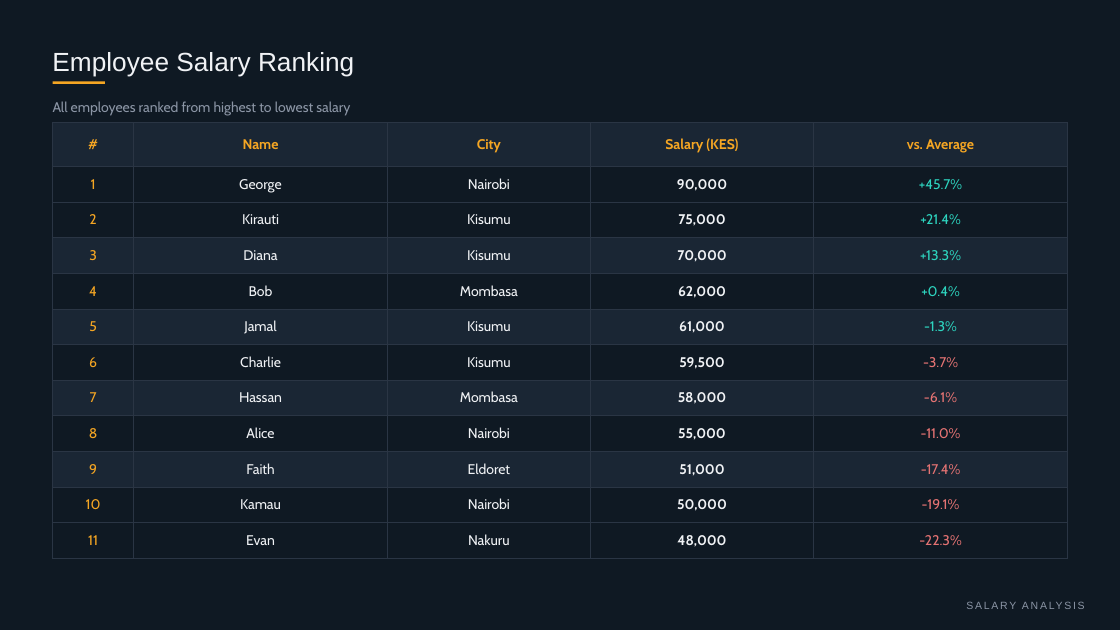
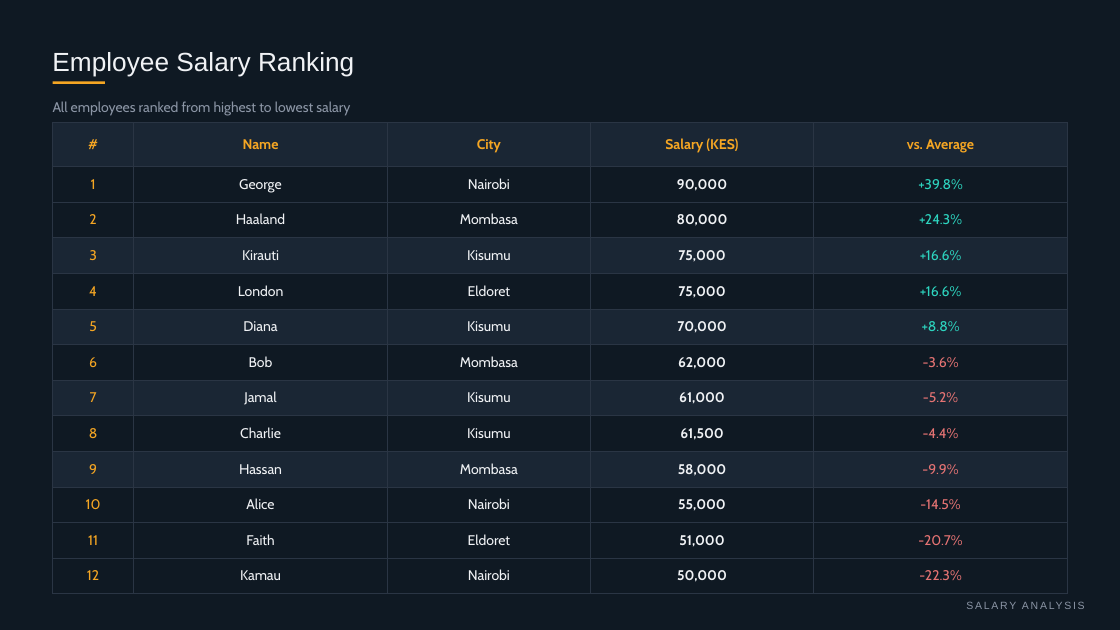
Before and after one commit to Riq-wq/employee-salary-headcount-dashboard, a slide deck: slide 12 of reports/Employee Salary & Headcount Dashboard.pptx. Drawn at 1120x630 pixels with LibreOffice and Linux fonts; fonts in the diff are those of the drawing. Boxes give left, top, right and bottom in pixels: in the first picture for what was removed or moved away, otherwise in the second. Text is boxed around its words. In the diff, an @@ line names an element or a change of style, - is before the commit and + after.

Commit message:
Update PPTX to 13-employee snapshot with London at Eldoret

```diff
--- a/reports/Employee Salary & Headcount Dashboard.pptx
+++ b/reports/Employee Salary & Headcount Dashboard.pptx
@@ table at (52, 123, 1067, 629) @@
-row 2: 1 | George | Nairobi | 90,000 | +45.7%
-row 3: 2 | Kirauti | Kisumu | 75,000 | +21.4%
-row 4: 3 | Diana | Kisumu | 70,000 | +13.3%
-row 5: 4 | Bob | Mombasa | 62,000 | +0.4%
-row 6: 5 | Jamal | Kisumu | 61,000 | -1.3%
-row 7: 6 | Charlie | Kisumu | 59,500 | -3.7%
-row 8: 7 | Hassan | Mombasa | 58,000 | -6.1%
-row 9: 8 | Alice | Nairobi | 55,000 | -11.0%
-row 10: 9 | Faith | Eldoret | 51,000 | -17.4%
-row 11: 10 | Kamau | Nairobi | 50,000 | -19.1%
-row 12: 11 | Evan | Nakuru | 48,000 | -22.3%
+row 2: 1 | George | Nairobi | 90,000 | +39.8%
+row 3: 2 | Haaland | Mombasa | 80,000 | +24.3%
+row 4: 3 | Kirauti | Kisumu | 75,000 | +16.6%
+row 5: 4 | London | Eldoret | 75,000 | +16.6%
+row 6: 5 | Diana | Kisumu | 70,000 | +8.8%
+row 7: 6 | Bob | Mombasa | 62,000 | -3.6%
+row 8: 7 | Jamal | Kisumu | 61,000 | -5.2%
+row 9: 8 | Charlie | Kisumu | 61,500 | -4.4%
+row 10: 9 | Hassan | Mombasa | 58,000 | -9.9%
+row 11: 10 | Alice | Nairobi | 55,000 | -14.5%
+row 12: 11 | Faith | Eldoret | 51,000 | -20.7%
+row 13: 12 | Kamau | Nairobi | 50,000 | -22.3%
```
Also in this commit, not shown: 6 other slides changed.
